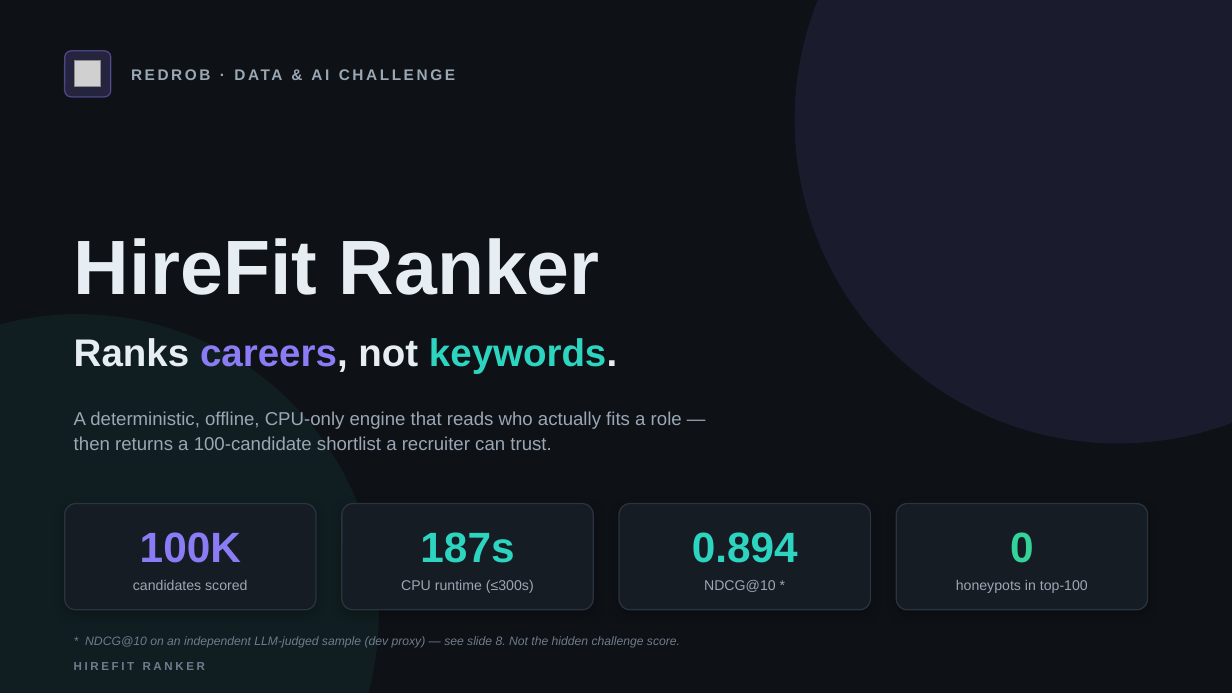
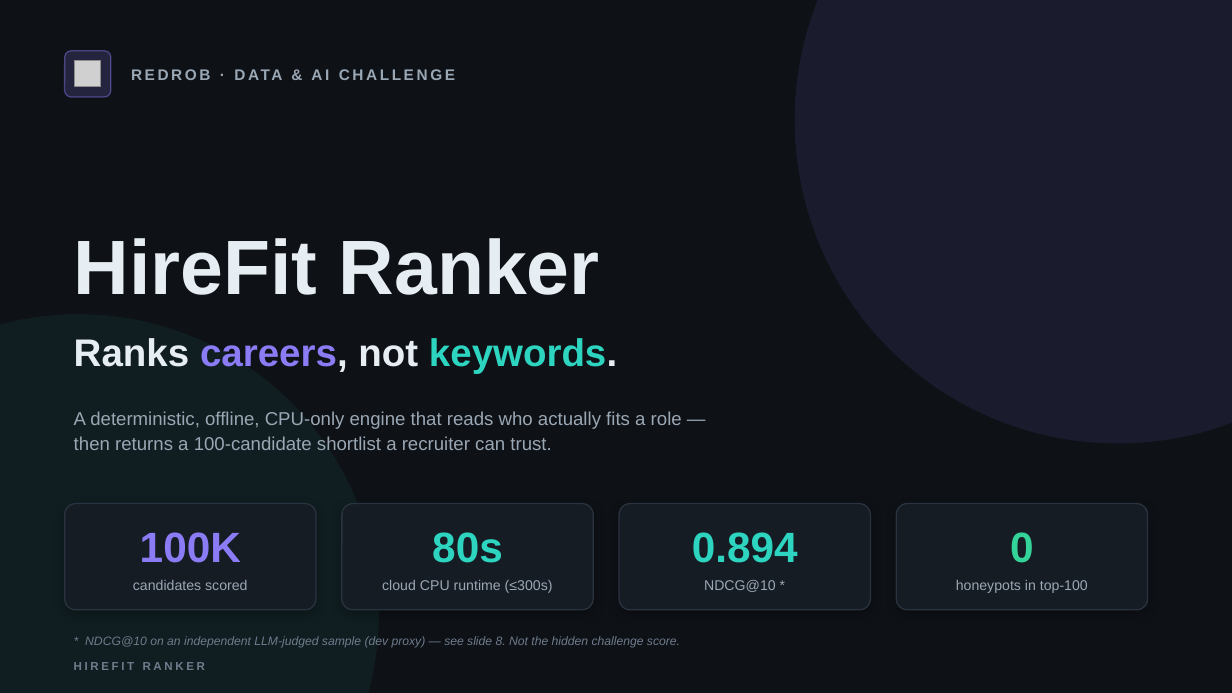
Before and after one commit to bansalbhunesh/redrob-hirefit-ranker, a slide deck: slide 1 of docs/HireFit_Ranker_Redrob_POLISHED.pptx. Drawn at 1232x693 pixels with LibreOffice and Linux fonts; fonts in the diff are those of the drawing; grey boxes stand for pictures. Boxes give left, top, right and bottom in pixels: in the first picture for what was removed or moved away, otherwise in the second. Text is boxed around its words. In the diff, an @@ line names an element or a change of style, - is before the commit and + after.

Commit message:
Deck+README: cloud-benchmark runtime figures (80s clean runner, ~122s local)
CI-verified numbers from the re-run benchmark workflow: 80/81s full-100K
serial at --cpus=2 on a clean runner, byte-deterministic; 121.7s local
Docker worst-case config. PDF regenerated from the same PPTX.

```diff
--- a/docs/HireFit_Ranker_Redrob_POLISHED.pptx
+++ b/docs/HireFit_Ranker_Redrob_POLISHED.pptx
@@ text at <box>432,532,503,563</box>: text changed @@
-187s
+80s
@@ text at <box>382,580,553,593</box>: text changed @@
-CPU runtime (≤300s)
+cloud CPU runtime (≤300s)
```
Also in this commit, not shown: 2 other slides changed, 2 other files.
